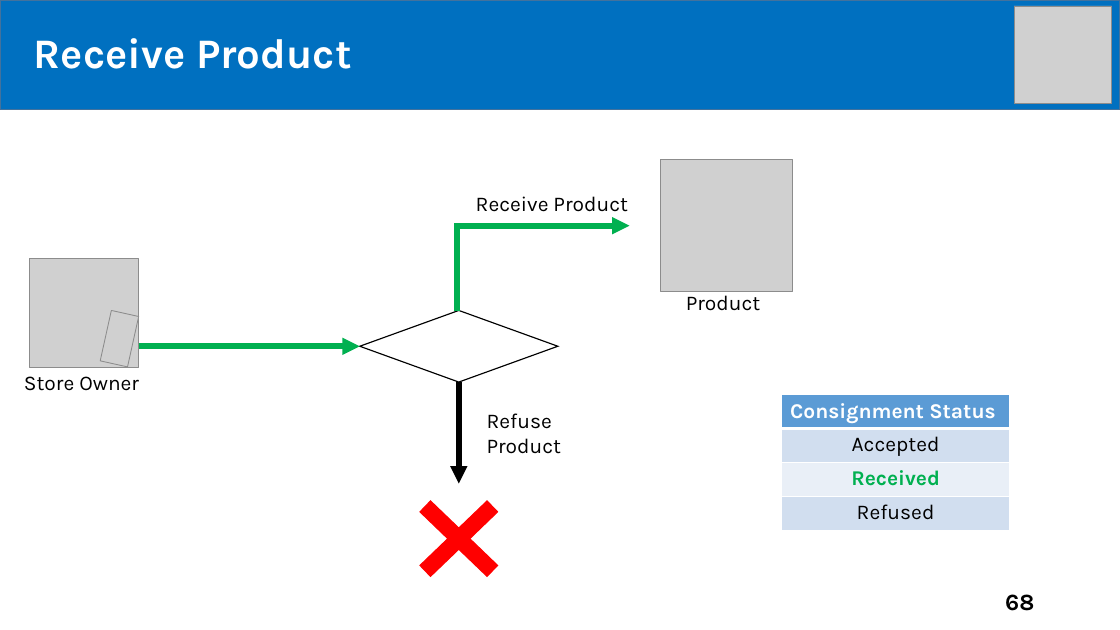
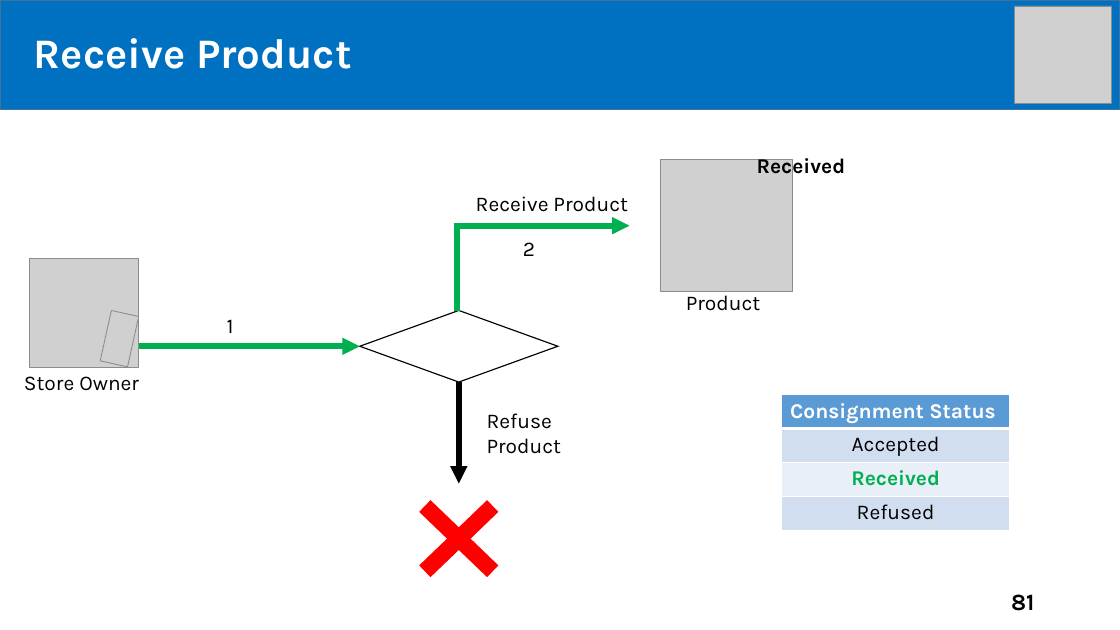
Before and after one commit to tiendan3108/CP, a slide deck: slide 81 of Source/Presentation/PreFinalPresentation.pptx (slide 68 before the commit). Drawn at 1120x630 pixels with LibreOffice and Linux fonts; fonts in the diff are those of the drawing; grey boxes stand for pictures. Boxes give left, top, right and bottom in pixels: in the first picture for what was removed or moved away, otherwise in the second. Text is boxed around its words. In the diff, an @@ line names an element or a change of style, - is before the commit and + after.

```diff
--- a/Source/Presentation/PreFinalPresentation.pptx
+++ b/Source/Presentation/PreFinalPresentation.pptx
@@ text added at bbox=[757, 158, 846, 179], 18 pt, text #000000, bold @@
+Received
@@ text added at bbox=[523, 242, 535, 256], 18 pt, text #000000 @@
+2
@@ text added at bbox=[227, 319, 234, 333], 18 pt, text #000000 @@
+1
@@ page number at bbox=[1011, 594, 1034, 611]: text changed @@
-68
+81
```
Also in this commit, not shown: 22 other slides changed, 14 slides added.
